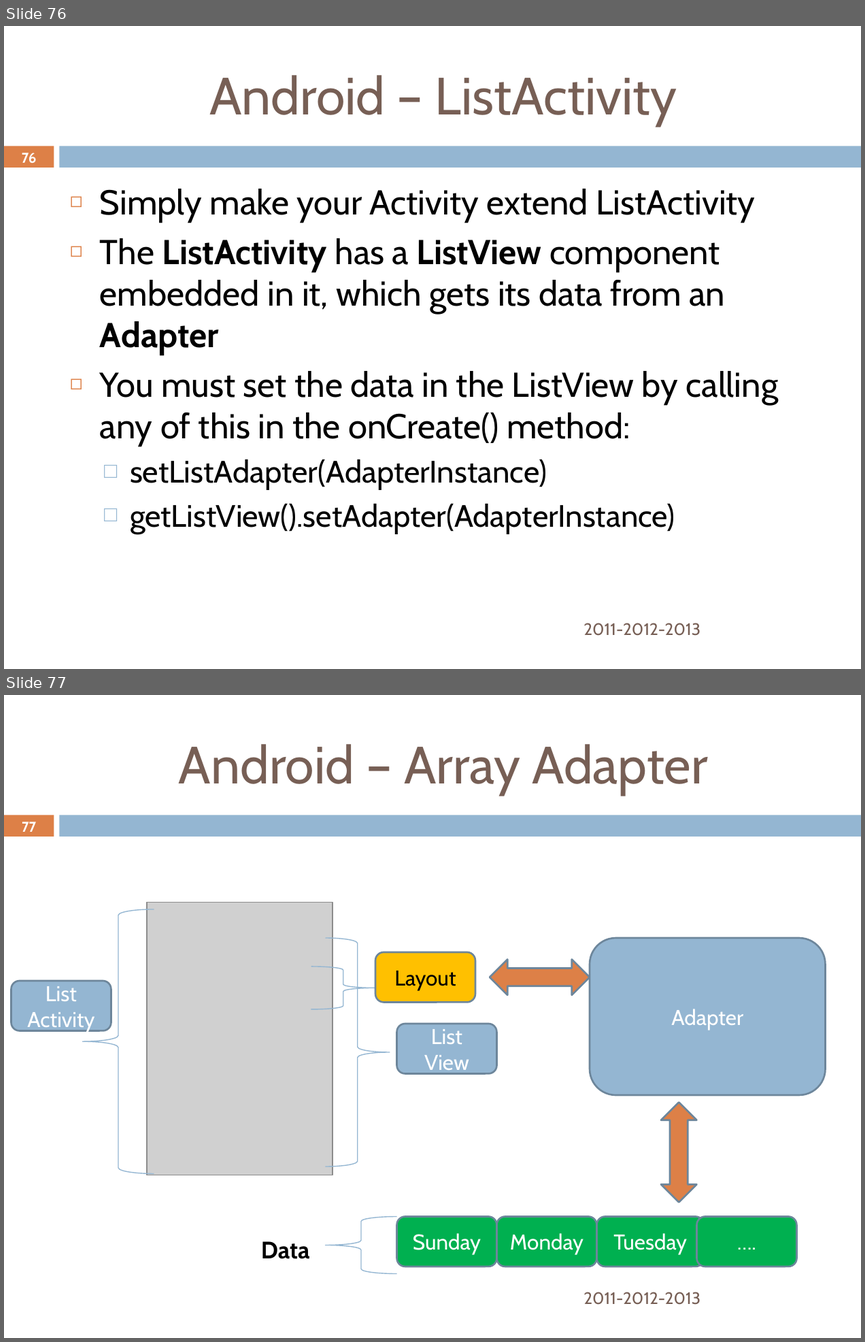
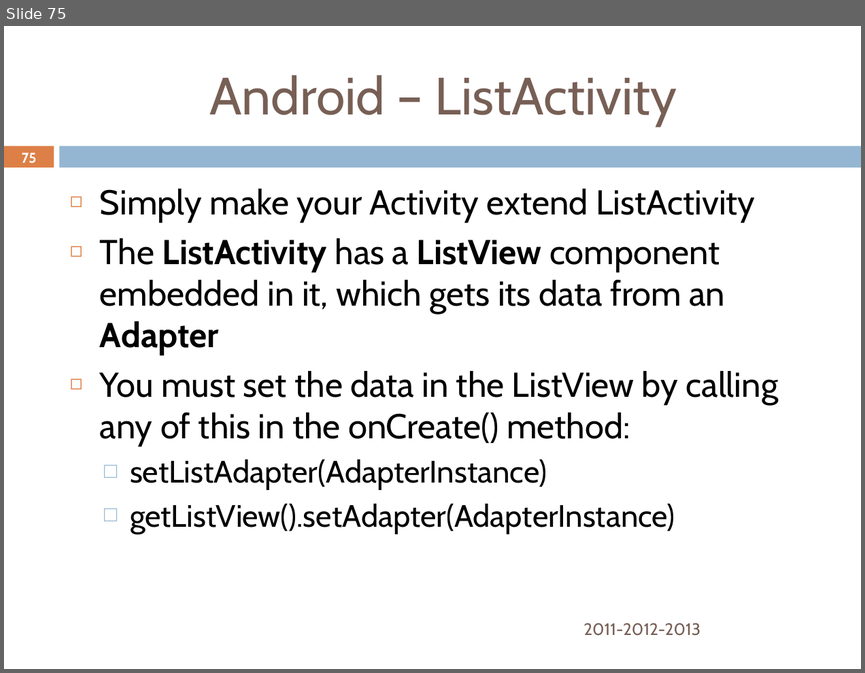
Before and after one commit to rominirani/StudentDevDays-2013-Goa-Android-Workshop, a slide deck: AndroidStudentDevDays-March-2013-MindStormSoftware.pptx. Shown one above the other, each under a label of ours: slides 76 and 77 before the commit, slide 75 after it. The pictures are 865x1342 and 865x673 pixels, drawn with LibreOffice and Linux fonts; fonts in the diff are those of the drawing; grey boxes stand for pictures; background and template pictures are left out. Boxes give left, top, right and bottom in pixels: in the first picture for what was removed or moved away, otherwise in the second. Text is boxed around its words. In the diff, an @@ line names an element or a change of style, - is before the commit and + after.

```diff
--- a/AndroidStudentDevDays-March-2013-MindStormSoftware.pptx
+++ b/AndroidStudentDevDays-March-2013-MindStormSoftware.pptx
@@ slide 77 removed at [4, 695, 861, 1338], background #FFFFFF; not listed: 2 template elements that a slide beside it also shows @@
@@ title removed at [179, 744, 708, 795] @@
-Android – Array Adapter
@@ page number removed at [22, 821, 36, 832] @@
-77
@@ left brace removed at [83, 909, 154, 1173] @@
@@ picture removed at [147, 902, 333, 1176] @@
@@ right brace removed at [325, 938, 390, 1166] @@
@@ rounded rectangle removed at [589, 938, 825, 1094] @@
-Adapter
@@ rounded rectangle removed at [375, 952, 475, 1002] @@
-Layout
@@ left right arrow removed at [490, 959, 590, 995] @@
@@ right brace removed at [311, 966, 375, 1009] @@
@@ rounded rectangle removed at [11, 981, 111, 1030] @@
-List Activity
@@ rounded rectangle removed at [396, 1023, 496, 1073] @@
-List View
@@ up down arrow removed at [661, 1102, 697, 1202] @@
@@ left brace removed at [325, 1216, 396, 1273] @@
@@ rounded rectangle removed at [396, 1216, 496, 1266] @@
-Sunday
@@ rounded rectangle removed at [496, 1216, 597, 1266] @@
-Monday
@@ rounded rectangle removed at [597, 1216, 704, 1266] @@
-Tuesday
@@ rounded rectangle removed at [696, 1216, 797, 1266] @@
-….
@@ text removed at [261, 1241, 310, 1259] @@
-Data
@@ text removed at [583, 1291, 700, 1304] @@
-2011-2012-2013
@@ what was slide 76 is now slide 75 @@
@@ page number at [22, 152, 37, 163]: text changed @@
-76
+75
```
Also in this commit, not shown: 4 slides changed, 3 other slides removed, 4 other files.
